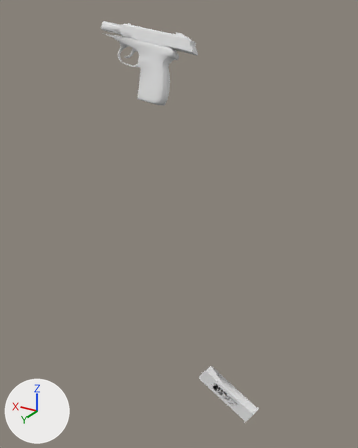
An edit to the OBJ model Vertex_Animation_Compiler/Assets/Makarov_Pistol_Reload166.obj, drawn before and after from the same camera.
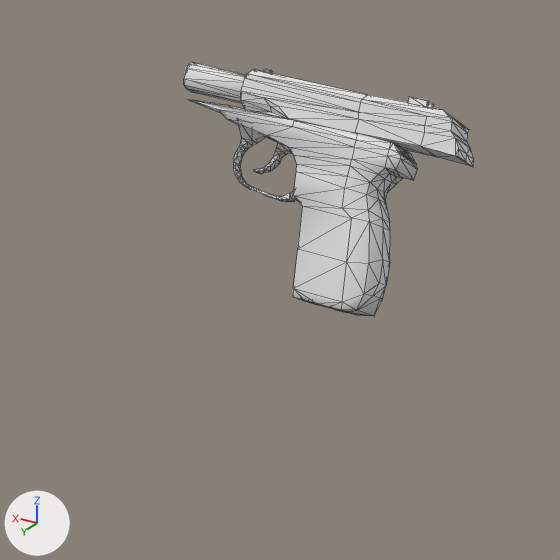
The first picture shows the older version from a 50 mm camera at (-0.138, 0.618, -0.009) aimed at (0.223, 0.017, -0.31). The close-ups show both versions on the part from 11% to 63% of the width and 0% to 42% of the height of that picture; other places that the commit changed are outside them. Lighting does not change. The marker at lower left points along +X, +Y and +Z. The close-ups show mesh edges as thin lines. Where no turn or scale is listed for an object, it has been applied to the vertices.

Names of what the first close-up shows: 'Rest_of_the_gun_Sphere', 'Top_Slider_Sphere.001'.
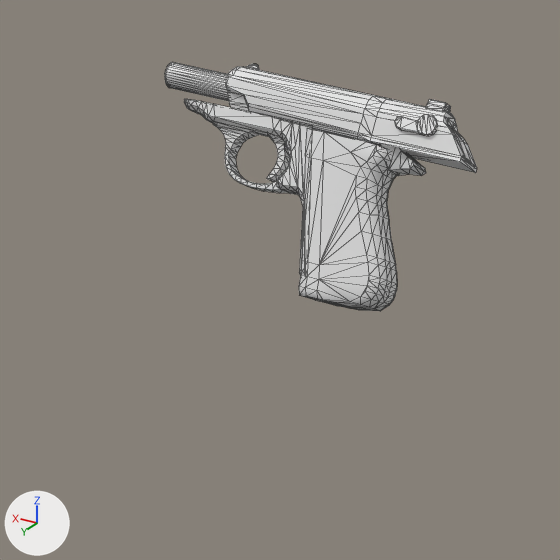
The change, as a list of edits to the scene's bpy script:
```text
Change me_rest_of_the_gun_sphere:
    used by ob_rest_of_the_gun_sphere; location = (0.0, 0.0, 0.0)
    remove me_rest_of_the_gun_sphere.from_pydata(...)  # 272 vertices, 525 faces; spans x 0.3113..0.4581, y -0.1381..-0.0824, z -0.1591..-0.0256
    add me_rest_of_the_gun_sphere.from_pydata(...)  # 446 vertices, 876 faces; spans x 0.3119..0.4721, y -0.1374..-0.0855, z -0.1554..-0.0255
    me_rest_of_the_gun_sphere part 1: the loose piece of 212 vertices spanning x 0.3113..0.4571, y -0.1381..-0.0824, z -0.1591..-0.0453 is rebuilt with 198 vertices and now spans x 0.3119..0.375, y -0.1374..-0.0855, z -0.1554..-0.0588
    me_rest_of_the_gun_sphere part 2: the loose piece of 24 vertices spanning x 0.4085..0.4581, y -0.1291..-0.1086, z -0.049..-0.0256 is rebuilt with 128 vertices and now spans x 0.4092..0.4721, y -0.129..-0.109, z -0.0497..-0.0255
    me_rest_of_the_gun_sphere part 3: a new loose piece of 76 vertices spanning x 0.3853..0.4374, y -0.12..-0.1025, z -0.0947..-0.0568
    me_rest_of_the_gun_sphere part 4: a new loose piece of 44 vertices spanning x 0.387..0.402, y -0.124..-0.1064, z -0.0888..-0.057
    me_rest_of_the_gun_sphere part 5: 36 vertices removed from x 0.3838..0.4073, y -0.1188..-0.1061, z -0.0846..-0.067
    me_rest_of_the_gun_sphere part 6: the surface is now shaded flat
Change me_top_slider_sphere_001:
    used by ob_top_slider_sphere_001; location = (0.0, 0.0, 0.0)
    remove me_top_slider_sphere_001.from_pydata(...)  # 131 vertices, 237 faces; spans x 0.2786..0.418, y -0.1466..-0.1084, z -0.0779..-0.0286
    add me_top_slider_sphere_001.from_pydata(...)  # 222 vertices, 428 faces; spans x 0.2772..0.4289, y -0.1455..-0.1078, z -0.0809..-0.026
    me_top_slider_sphere_001 part 7: the loose piece of 76 vertices spanning x 0.2786..0.418, y -0.1466..-0.1084, z -0.0779..-0.0289 is rebuilt with 142 vertices and now spans x 0.2772..0.4289, y -0.1455..-0.1078, z -0.0809..-0.0275
    me_top_slider_sphere_001 part 8: a new loose piece of 36 vertices spanning x 0.2934..0.3179, y -0.1245..-0.1157, z -0.0612..-0.0501
    me_top_slider_sphere_001 part 9: a new loose piece of 24 vertices spanning x 0.2952..0.3069, y -0.1411..-0.1296, z -0.0523..-0.043
    me_top_slider_sphere_001 part 10: a new loose piece of 20 vertices spanning x 0.4136..0.4219, y -0.1265..-0.1232, z -0.0302..-0.026
    me_top_slider_sphere_001 part 11: 29 vertices removed from x 0.3048..0.3178, y -0.1394..-0.1284, z -0.0496..-0.0416
Add me_rest_of_the_gun_sphere_001:
    me_rest_of_the_gun_sphere_001.from_pydata(...)  # 166 vertices, 324 faces; spans x 0.306..0.458, y -0.139..-0.09, z -0.142..-0.045
Add ob_rest_of_the_gun_sphere_001:
    ob_rest_of_the_gun_sphere_001 = bpy.data.objects.new('Rest_of_the_gun_Sphere.001', me_rest_of_the_gun_sphere_001)
    ob_rest_of_the_gun_sphere_001.location = (0.0, 0.0, 0.0)
```

Changed parts and their boxes (x1, y1, x2, y2) in the close-ups (560 x 560 px):
'Rest_of_the_gun_Sphere', reshaped
    before: (184, 62, 418, 316)
    after: (165, 62, 397, 311)
'Top_Slider_Sphere.001', reshaped (8% wider, 11% taller)
    before: (241, 69, 474, 167)
    after: (226, 64, 477, 173)
'Rest_of_the_gun_Sphere.001', added
    after: (184, 99, 426, 275)
part 1 of me_rest_of_the_gun_sphere, rebuilt (57% narrower, 16% shorter)
    before: (187, 99, 418, 316)
    after: (299, 128, 397, 311)
part 2 of me_rest_of_the_gun_sphere, rebuilt
    before: (184, 62, 246, 103)
    after: (165, 62, 229, 101)
part 3 of me_rest_of_the_gun_sphere, added
    after: (213, 122, 287, 193)
part 4 of me_rest_of_the_gun_sphere, added
    after: (266, 134, 290, 182)
part 5 of me_rest_of_the_gun_sphere, deleted
    before: (254, 142, 293, 174)
part 7 of me_top_slider_sphere_001, rebuilt (8% wider, 8% taller)
    before: (241, 69, 474, 167)
    after: (226, 67, 477, 173)
part 8 of me_top_slider_sphere_001, added
    after: (395, 114, 437, 136)
part 9 of me_top_slider_sphere_001, added
    after: (426, 99, 451, 112)
part 10 of me_top_slider_sphere_001, added
    after: (247, 64, 260, 70)
part 11 of me_top_slider_sphere_001, deleted
    before: (407, 96, 434, 107)
